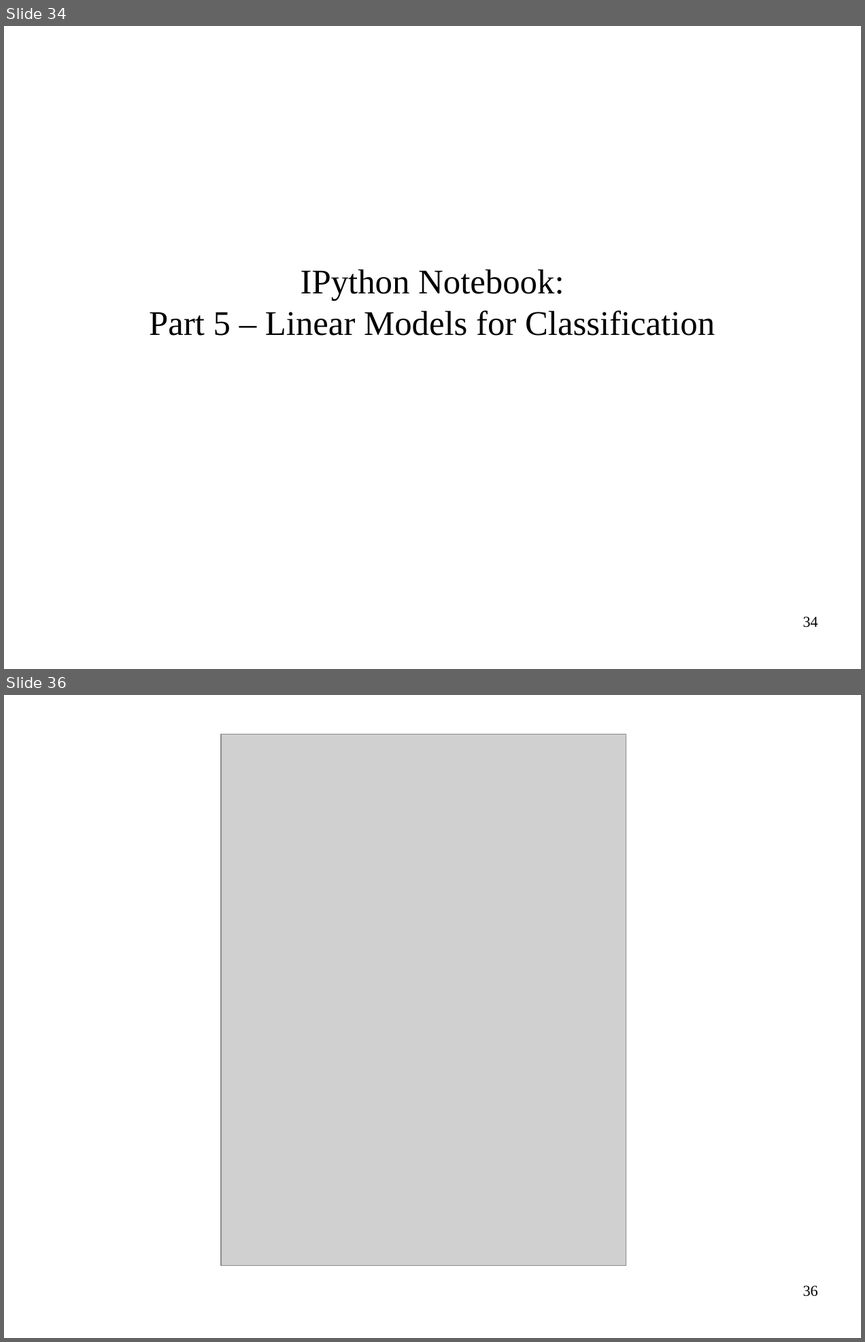
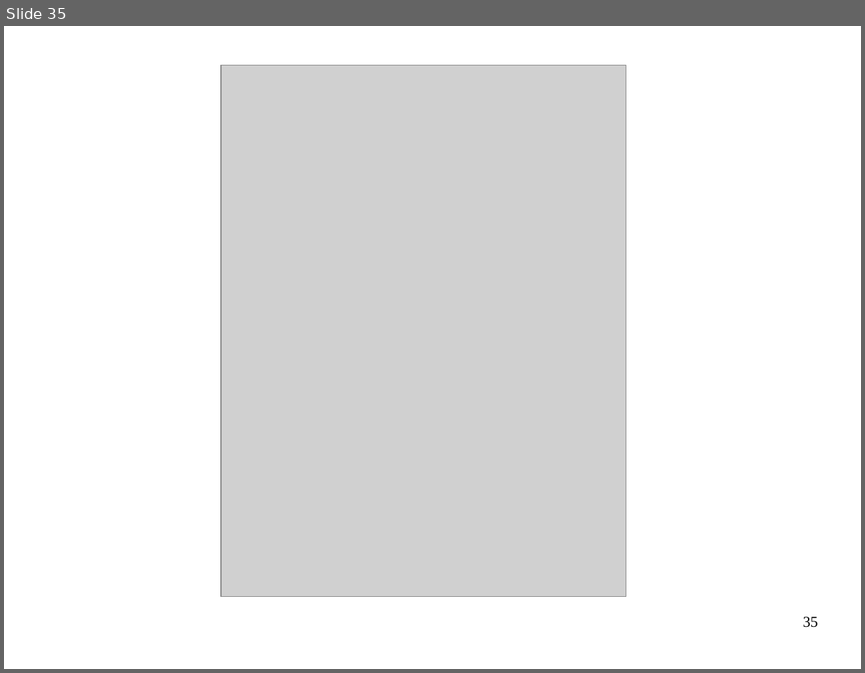
Before and after one commit to amueller/quick-ml-intro, a slide deck: intro-to-machine-learning.odp. Shown one above the other, each under a label of ours: slides 34 and 36 before the commit, slide 35 after it; the slides between them are not shown. The pictures are 865x1342 and 865x673 pixels, drawn with LibreOffice and Linux fonts; fonts in the diff are those of the drawing; grey boxes stand for pictures. Boxes give left, top, right and bottom in pixels: in the first picture for what was removed or moved away, otherwise in the second. Text is boxed around its words. In the diff, an @@ line names an element or a change of style, - is before the commit and + after.

Commit message:
remove old solutions, add 04 for linear models

```diff
--- a/intro-to-machine-learning.odp
+++ b/intro-to-machine-learning.odp
@@ slide 34 removed at <box>4,26,861,669</box>, background #FFFFFF @@
@@ subtitle removed at <box>149,269,715,335</box> @@
-IPython Notebook:
-Part 5 – Linear Models for Classification
@@ page number removed at <box>803,616,818,627</box> @@
-34
@@ what was slide 36 is now slide 35 @@
@@ page number at <box>803,616,818,627</box>: text changed @@
-36
+35
```
Also in this commit, not shown: 3 slides changed, 11 other files.
